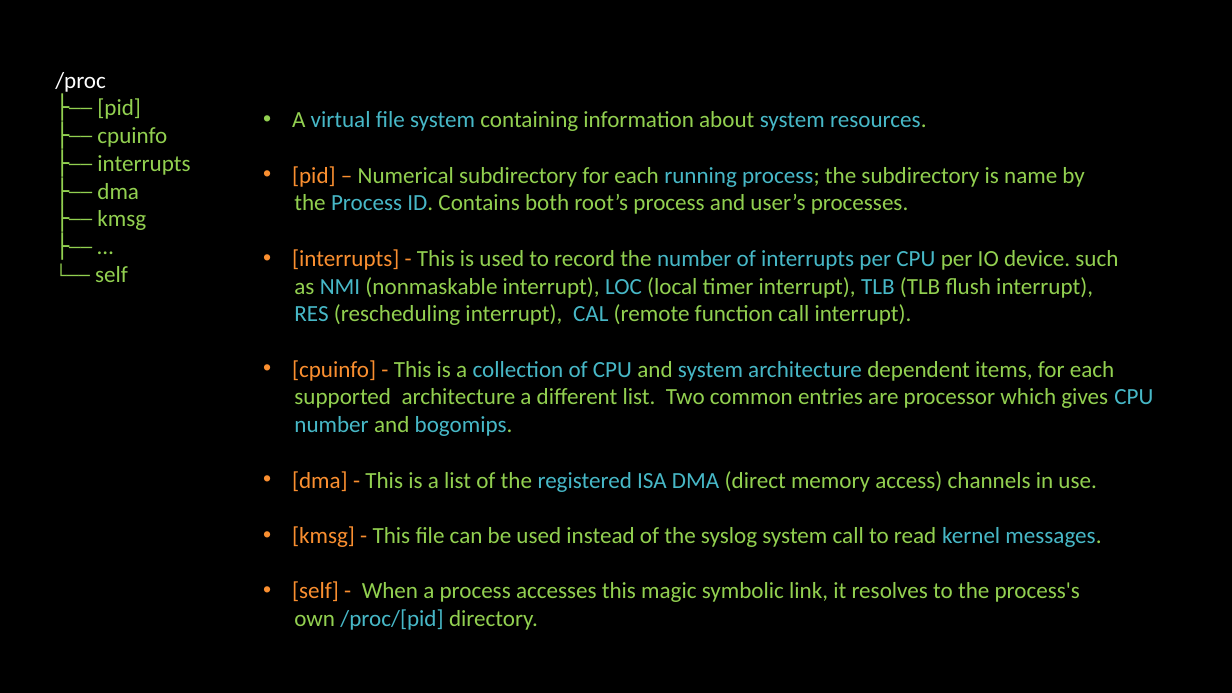
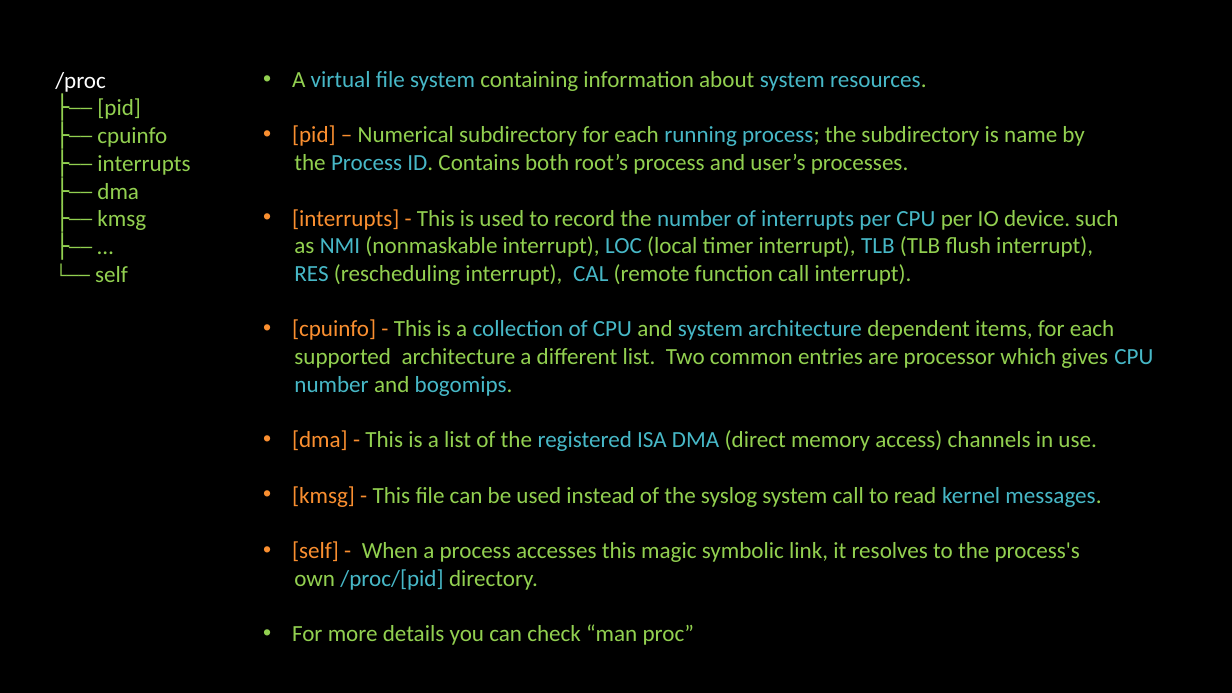
Before and after one commit to linuxfestival/introduction-to-linux-resources, a slide deck: slide 44 of PowerPoint/amirkabir_linux_festival.pptx. Drawn at 1232x693 pixels with LibreOffice and Linux fonts; fonts in the diff are those of the drawing. Boxes give left, top, right and bottom in pixels: in the first picture for what was removed or moved away, otherwise in the second. Text is boxed around its words. In the diff, an @@ line names an element or a change of style, - is before the commit and + after.

```diff
--- a/PowerPoint/amirkabir_linux_festival.pptx
+++ b/PowerPoint/amirkabir_linux_festival.pptx
@@ text "A virtual file system containing ...": place and size @@
-text "A virtual file system containing ..." at box(292, 111, 1153, 630)
+text "A virtual file system containing ..." at box(292, 71, 1153, 645)
@@ text at box(292, 624, 694, 645): paragraph added @@
+• For more details you can check “man proc”
```
Also in this commit, not shown: 2 other slides changed, 7 slides added.
